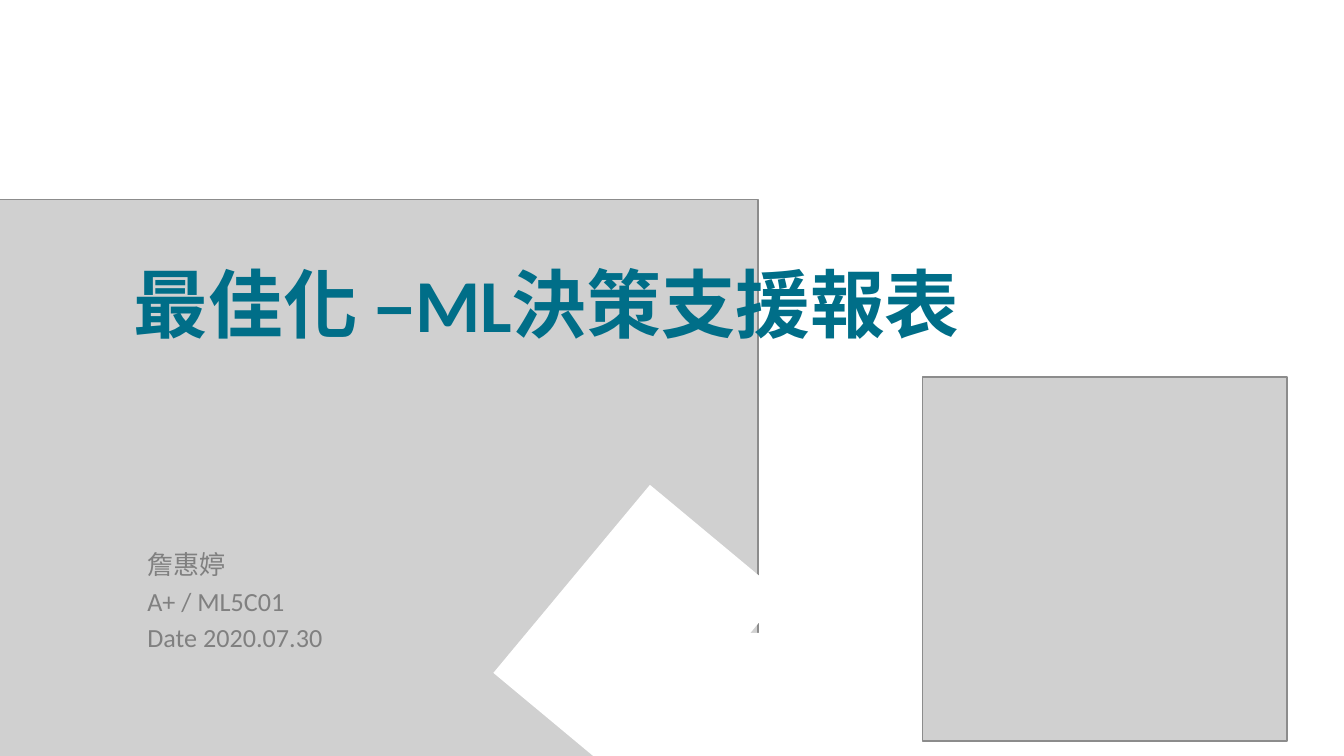
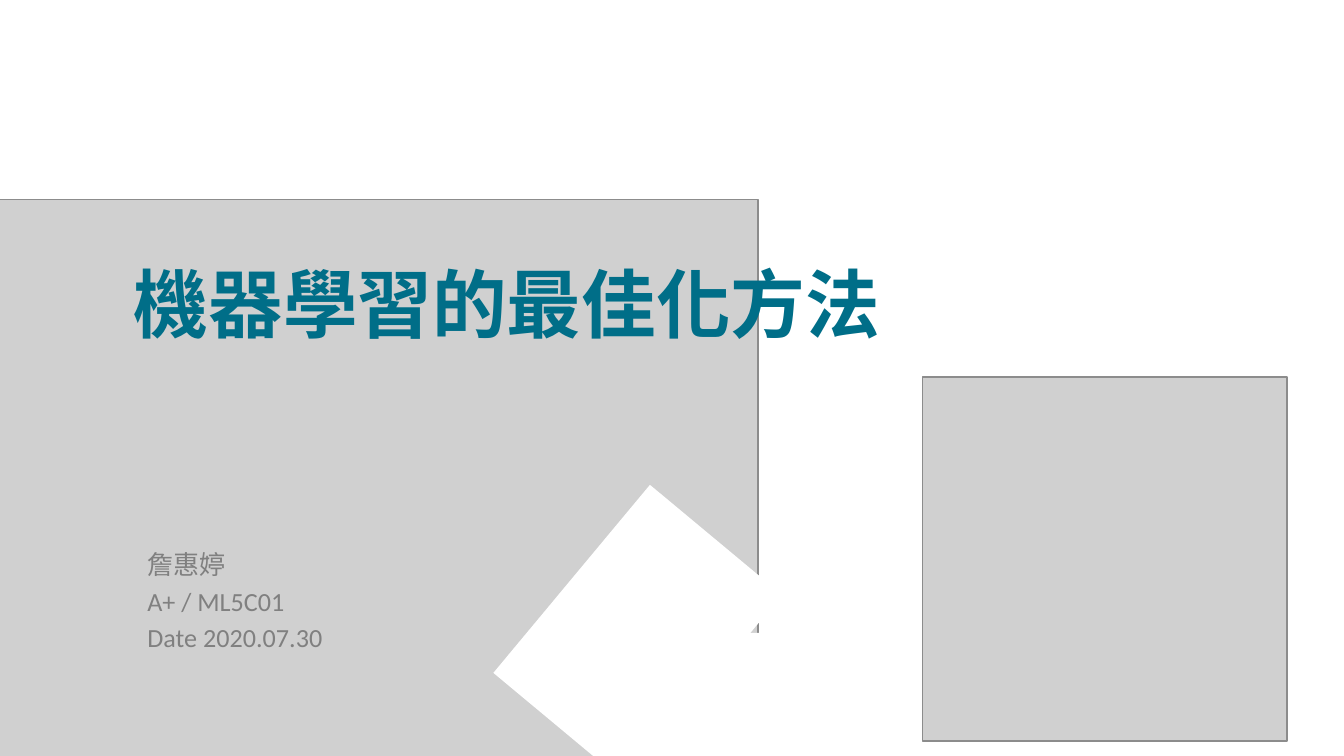
Before and after one commit to DorisssChan/web-crawler, a slide deck: slide 1 of 20200723_CD_詹惠婷.pptx. Drawn at 1344x756 pixels with LibreOffice and Linux fonts; fonts in the diff are those of the drawing; grey boxes stand for pictures; background and template pictures are left out. Boxes give left, top, right and bottom in pixels: in the first picture for what was removed or moved away, otherwise in the second. Text is boxed around its words. In the diff, an @@ line names an element or a change of style, - is before the commit and + after.

```diff
--- a/20200723_CD_詹惠婷.pptx
+++ b/20200723_CD_詹惠婷.pptx
@@ title at (134,256,880,351): text changed @@
-最佳化 –ML決策支援報表
+機器學習的最佳化方法
```
Also in this commit, not shown: 9 other slides changed, 1 slide added.
